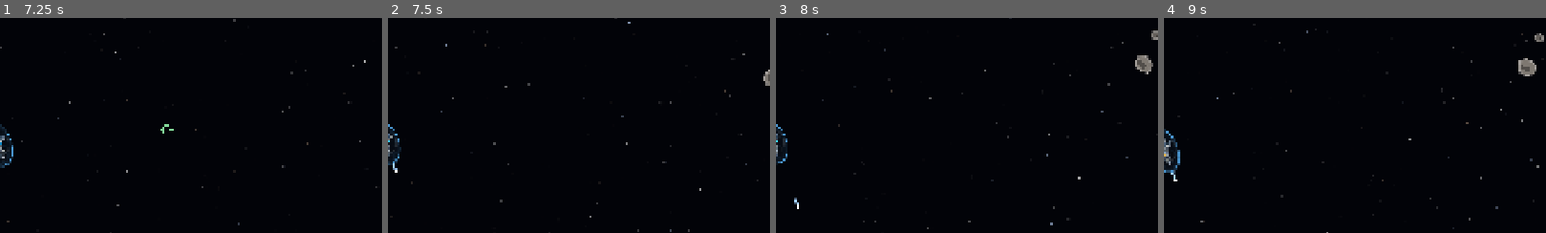
Above: before the commit, frames 1-4 (left to right).
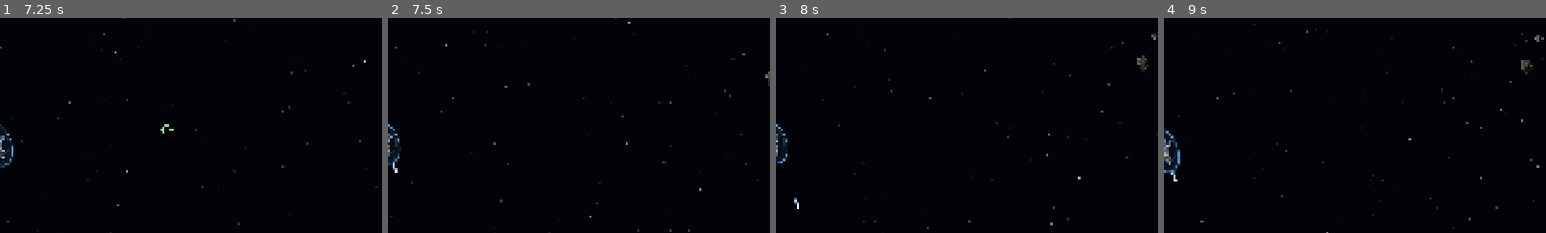
Above: after the commit, the same moments.

Repository: noalear/SovereignDrift
Game: Godot game, scene res://src/Main.tscn
Same seed, same stepped clock (60 frames per second), same inputs: the game is played once before the commit and once after it.
Inputs (mouse positions are % of the whole screen's width and height, from its top left):
- Up to frame 1 (7.25 s): tap Enter (fullscreen) at 0.5 s; drag from (50, 50) to (60, 28) at 0.52 s; drag from (30, 55) to (45, 70) at 1.27 s; move the mouse to (60, 28) at 2.02 s; hold E (strafe_right) 2.03-2.75 s; hold C (cloak) 2.03-2.75 s; drag from (45, 70) to (20, 35) at 2.77 s; move the mouse to (80, 65) at 3.52 s; hold Q (strafe_left) 3.53-4.25 s; hold Ctrl (fire_secondary) 3.53-4.25 s; drag from (20, 35) to (35, 25) at 4.27 s; move the mouse to (55, 50) at 5.02 s; hold X (brake) 5.03-5.75 s; hold N (nav_next) 5.03-5.75 s; click (55, 50) at 5.17 s; drag from (35, 25) to (30, 55) at 5.77 s; move the mouse to (72, 45) at 6.52 s; hold W (thrust) from 6.53 s (still down); hold - (radar_zoom_out) from 6.53 s (still down)
- Up to frame 2 (7.5 s): release W (thrust) at 7.25 s; release - (radar_zoom_out) at 7.25 s; drag from (30, 55) to (45, 70) at 7.27 s
- Up to frame 3 (8 s): no input
- Up to frame 4 (9 s): move the mouse to (60, 28) at 8.02 s; hold X (brake) 8.03-8.75 s; hold R (target_nearest) 8.03-8.75 s; drag from (45, 70) to (20, 35) at 8.77 s
The pictures show only the part of the screen within x 50-100%, y 19-69%; the shares and areas given below are measured in that part.

Frame 1 is identical in both runs. In frame 2, less than 0.1% of the frame differs, in the area x 98-100%, y 24-32%; in frame 3, 0.4%; in frame 4, 0.4%, in the area x 92-100%, y 7-28%.

Commit message:
Asteroids look like real rock: sunlit, cratered, lumpy
Belt rocks are drawn by a new rock shader on a rough outline around their
collision polygon: a bulging body with lumps, grit and raised-rim craters,
lit from the Sun with hard vacuum shadows.  Most are dark carbon-rich
rock, some tan stony ones and a few nickel-iron with a dull glint; many
are potato-shaped.  A hit lights them briefly, and a broken rock gives a
puff of dust and a spray of sunlit gravel instead of a fireball, its
pieces made of the same stuff.  The minor bodies (Ceres, Vesta, Phobos
and the rest) get lumpy outlines and craters whose walls catch the light.

Co-Authored-By: Claude Opus 5.5 (1M context) <noreply@anthropic.com>
Claude-Session: https://claude.ai/code/session_013yBc5uKNdWCSFdTacWKtWh

Diff:
--- a/src/world/Debris.gd
+++ b/src/world/Debris.gd
@@ -1,6 +1,8 @@
 ## Debris -- an asteroid of the belt: a tumbling PhysicsBody polygon in
-## the world's space that chips and splits when shot.  (Wrecked ships leave
-## no rigid pieces; their break-up is a collision-free effect in Fx.)
+## the world's space that chips and splits when shot.  It is drawn as a
+## lumpy, cratered rock lit by the Sun (rock.gdshader) on a rough outline
+## around its collision polygon.  (Wrecked ships leave no rigid pieces;
+## their break-up is a collision-free effect in Fx.)
 class_name Debris
 extends Node2D
 
@@ -14,6 +16,16 @@
 var hp := 100.0
 var rock_radius := 10.0
 var seed_val := 0
+var albedo := Color(0.3, 0.29, 0.27)
+var metal := 0.0
+var flash := 0.0
+var mat: ShaderMaterial
+var mesh_points := PackedVector2Array()   # a fan: centre, outline, outer skirt
+var mesh_uvs := PackedVector2Array()
+var mesh_colors := PackedColorArray()
+var mesh_index := PackedInt32Array()
+
+static var _shader: Shader = null
 
 
 func setup_rock(p_world: Node, pos: Vector2, vel: Vector2, r: float, rng_seed: int) -> void:
@@ -24,13 +36,28 @@
 	var rng := RandomNumberGenerator.new()
 	rng.seed = rng_seed
 	var n := 7 + rng.randi() % 4
+	# most rocks are potato-shaped rather than round
+	var stretch := rng.randf_range(0.62, 1.0)
+	var axis := rng.randf() * PI
 	poly = PackedVector2Array()
 	for i in n:
 		var a := TAU * i / n + rng.randf_range(-0.15, 0.15)
-		poly.append(Vector2(cos(a), sin(a)) * r * rng.randf_range(0.7, 1.0))
-	var shade := rng.randf_range(0.3, 0.5)
-	color = Color(shade, shade * 0.95, shade * 0.9)
-	line = color.lightened(0.3)
+		var v := Vector2(cos(a), sin(a)) * r * rng.randf_range(0.78, 1.0)
+		poly.append((v.rotated(-axis) * Vector2(1.0, stretch)).rotated(axis))
+	# what it is made of: mostly dark carbon-rich rock, some stony, a few metal
+	var kind := rng.randf()
+	metal = 0.0
+	if kind < 0.68:
+		var sh := rng.randf_range(0.26, 0.34)
+		albedo = Color(sh, sh * 0.96, sh * 0.92)
+	elif kind < 0.9:
+		albedo = Color(rng.randf_range(0.46, 0.54), rng.randf_range(0.38, 0.43), rng.randf_range(0.3, 0.34))
+	else:
+		albedo = Color(0.36, 0.36, 0.38)
+		metal = 1.0
+	color = albedo
+	line = albedo.lightened(0.35)
+	_build_mesh(rng)
 	hp = r * r * 1.5
 	body = PhysicsBody.new()
 	body.kind = PhysicsBody.Kind.ROCK
@@ -59,26 +86,84 @@
 	global_position = body.pos
 	rotation = body.angle
 	age += delta
-	queue_redraw()
 
 
 ## Weapons chip at the rock until it splits.
 func take_damage(amount: float, _attacker: Node, at: Vector2 = Vector2.ZERO) -> void:
 	hp -= amount
+	flash = 1.0
 	if world != null:
 		world.spawn_sparks(at if at != Vector2.ZERO else global_position, 3, line)
 	if hp <= 0.0:
 		world.break_rock(self)
 
 
+## The drawn outline: the collision polygon's edges broken up into a rough
+## silhouette, as a fan from the centre whose UV runs 0 -> 1 to the edge,
+## with a thin transparent skirt outside it for a soft edge.
+func _build_mesh(rng: RandomNumberGenerator) -> void:
+	var outline := PackedVector2Array()
+	var steps := 6
+	for i in poly.size():
+		var a := poly[i]
+		var b := poly[(i + 1) % poly.size()]
+		for k in steps:
+			var t := float(k) / steps
+			var p := a.lerp(b, t)
+			# bumps and dents, larger in the middle of each edge
+			var bump := sin(t * PI) * rng.randf_range(-0.07, 0.1) + rng.randf_range(-0.025, 0.025)
+			outline.append(p * (1.0 + bump))
+	mesh_points = PackedVector2Array([Vector2.ZERO])
+	mesh_uvs = PackedVector2Array([Vector2.ZERO])
+	mesh_colors = PackedColorArray([Color.WHITE])
+	var m := outline.size()
+	for p in outline:
+		mesh_points.append(p)
+		mesh_uvs.append(p / p.length())
+		mesh_colors.append(Color.WHITE)
+	for p in outline:
+		mesh_points.append(p + p.normalized() * 0.7)
+		mesh_uvs.append(p / p.length())
+		mesh_colors.append(Color(1, 1, 1, 0))
+	mesh_index = PackedInt32Array()
+	for i in m:
+		var j := (i + 1) % m
+		mesh_index.append_array([0, 1 + i, 1 + j])
+		mesh_index.append_array([1 + i, 1 + m + i, 1 + m + j])
+		mesh_index.append_array([1 + i, 1 + m + j, 1 + j])
+	if _shader == null:
+		_shader = load("res://src/world/rock.gdshader")
+	mat = ShaderMaterial.new()
+	mat.shader = _shader
+	mat.set_shader_parameter("seed", float(seed_val % 997) + 0.37)
+	mat.set_shader_parameter("radius", rock_radius)
+	mat.set_shader_parameter("albedo", Vector3(albedo.r, albedo.g, albedo.b))
+	mat.set_shader_parameter("metal", metal)
+	material = mat
+
+
+## Pieces of a broken rock are made of the same stuff as the rock.
+func match_material(other: Debris) -> void:
+	albedo = other.albedo
+	metal = other.metal
+	color = other.color
+	line = other.line
+	mat.set_shader_parameter("albedo", Vector3(albedo.r, albedo.g, albedo.b))
+	mat.set_shader_parameter("metal", metal)
+
+
+func _process(delta: float) -> void:
+	if mat == null:
+		return
+	# the Sun sits at the origin; light comes from it, in the rock's own space
+	var to_sun := (-global_position).normalized().rotated(-rotation)
+	mat.set_shader_parameter("light_dir", to_sun)
+	if flash > 0.0:
+		flash = maxf(flash - delta * 6.0, 0.0)
+		mat.set_shader_parameter("flash", flash * 0.5)
+
+
 func _draw() -> void:
-	draw_colored_polygon(poly, color)
-	var closed := PackedVector2Array(poly)
-	closed.append(poly[0])
-	draw_polyline(closed, line, 1.5, true)
-	# a few craters, fixed per rock
-	var rng := RandomNumberGenerator.new()
-	rng.seed = seed_val + 7
-	for i in 3:
-		var p := poly[rng.randi() % poly.size()] * rng.randf_range(0.2, 0.6)
-		draw_circle(p, rock_radius * rng.randf_range(0.12, 0.25), color.darkened(0.35))
+	if mesh_index.is_empty():
+		return
+	RenderingServer.canvas_item_add_triangle_array(get_canvas_item(), mesh_index, mesh_points, mesh_colors, mesh_uvs)
--- a/src/world/Fx.gd
+++ b/src/world/Fx.gd
@@ -12,6 +12,7 @@
 var shockwaves: Array = []
 var shards: Array = []       # pieces of a wrecked painting {tex, poly, uvs, pos, vel, angle, spin, age, life, burn}
 var droplets: Array = []     # Arcean coolant {pos, vel, age, wet, life, size}
+var gravel: Array = []       # bits of a broken asteroid {pos, vel, age, life, size, color}
 var glow: Node2D             # additive layer
 const WRECK_LIFE := 3.2
 
@@ -55,6 +56,25 @@
 	if sound.is_empty():
 		sound = "bigexplode" if big else "explode"
 	Sfx.play(sound, pos, 1.0 if big else 0.85, clampf(1.25 - size / 160.0, 0.75, 1.15))
+
+
+## An asteroid breaks: no fire, just a puff of dust and a spray of gravel
+## that drifts off with the rock's own motion.
+func rock_burst(pos: Vector2, vel: Vector2, r: float, color: Color) -> void:
+	for i in 5 + int(r * 0.4):
+		var a := randf() * TAU
+		var off := Vector2(cos(a), sin(a))
+		smoke.append({"pos": pos + off * r * randf() * 0.6, "vel": vel + off * randf_range(8.0, 40.0), "age": 0.0,
+				"life": randf_range(1.2, 2.4), "size": r * randf_range(0.5, 0.9), "shade": color.v * randf_range(1.3, 1.9)})
+	for i in 10 + int(r * 1.2):
+		var a := randf() * TAU
+		var off := Vector2(cos(a), sin(a))
+		var shade := randf_range(0.6, 1.3)
+		gravel.append({"pos": pos + off * r * randf() * 0.7, "vel": vel + off * randf_range(20.0, 120.0), "age": 0.0,
+				"life": randf_range(1.0, 2.6), "size": randf_range(0.5, 0.07 * r + 0.7),
+				"color": Color(color.r * shade, color.g * shade, color.b * shade)})
+	explosions.append({"pos": pos, "vel": vel, "age": 0.0, "life": 0.25, "size": r * 0.5, "hot": Color(1.0, 0.95, 0.85), "cool": color})
+	Sfx.play("explode", pos, 0.7, clampf(1.3 - r / 60.0, 0.9, 1.25))
 
 
 ## A ship dies: a fireball, and its painting breaks into jagged shards that
@@ -208,6 +228,10 @@
 			if d["age"] > d["wet"]:
 				d["vel"] *= 1.0 - 1.2 * delta   # the vapour spreads and slows
 	droplets = droplets.filter(func(d): return d["age"] < d["wet"] + d["life"])
+	for g in gravel:
+		g["age"] += delta
+		g["pos"] += g["vel"] * delta
+	gravel = gravel.filter(func(g): return g["age"] < g["life"])
 	queue_redraw()
 	glow.queue_redraw()
 
@@ -229,6 +253,14 @@
 		var t: float = vt / d["life"]
 		var r: float = d["size"] * (2.0 + 9.0 * sqrt(t))
 		draw_texture_rect(soft, Rect2(d["pos"] - Vector2(r, r), Vector2(r, r) * 2.0), false, Color(0.75, 1.0, 0.85, 0.22 * (1.0 - t)))
+	for g in gravel:
+		# a grain lit on the side facing the Sun, at the origin
+		var c: Color = g["color"]
+		var a := clampf((1.0 - g["age"] / g["life"]) / 0.3, 0.0, 1.0)
+		var sz: float = g["size"]
+		var sun: Vector2 = -(g["pos"] as Vector2).normalized()
+		draw_circle(g["pos"], sz, Color(c.r * 0.35, c.g * 0.35, c.b * 0.35, a))
+		draw_circle(g["pos"] + sun * sz * 0.35, sz * 0.65, Color(c.r * 1.4, c.g * 1.4, c.b * 1.4, a))
 	# the wreck: pieces of the painting, hot, then charred, then gone
 	for p in shards:
 		var t: float = p["age"] / p["life"]
--- a/src/world/World.gd
+++ b/src/world/World.gd
@@ -962,7 +962,7 @@
 	var pos := d.global_position
 	var vel: Vector2 = d.body.vel
 	var r := d.rock_radius
-	fx.explosion(pos, r * 1.2, Color(0.7, 0.65, 0.6))
+	fx.rock_burst(pos, vel, r, d.albedo)
 	remove_debris(d)
 	if r >= 9.0:
 		var pieces := 2 + (1 if r > 15.0 else 0)
@@ -971,6 +971,7 @@
 			var off := Vector2(cos(a), sin(a))
 			var child := spawn_rock(pos + off * r * 0.6, vel + off * randf_range(15.0, 45.0), r * 0.58, randi())
 			child.body.ang_vel = randf_range(-2.0, 2.0)
+			child.match_material(d)
 
 
 ## Friendly bases and colonies top up a ship's tanks when it sits close.
--- a/src/world/planet.gdshader
+++ b/src/world/planet.gdshader
@@ -68,6 +68,14 @@
 		a = clamp(a + flare * 0.5 * fade, 0.0, 1.0);
 		COLOR = vec4(c, a);
 	} else {
+		if (kind == 5) {
+			// minor bodies are lumpy, not round
+			float ang = atan(uv.y, uv.x);
+			float lump = fbm(vec3(cos(ang) * 1.3, sin(ang) * 1.3, seed * 0.37)) - 0.5;
+			uv /= 1.0 + lump * 0.24;
+			r2 = dot(uv, uv);
+			r = sqrt(r2);
+		}
 		float body = 1.0 - smoothstep(0.94, 0.97, r);
 		float halo = atmosphere * exp(-max(r - 0.94, 0.0) * 14.0) * (1.0 - body) * smoothstep(extent / 1.25, extent / 1.25 * 0.9, r);
 		if (body <= 0.0 && halo <= 0.001) {
@@ -101,9 +109,17 @@
 			surf = mix(color_a.rgb, color_b.rgb, h);
 			surf = mix(surf, vec3(1.0), smoothstep(0.6, 0.8, h) * 0.5);
 		} else if (kind == 5) {
-			float h = fbm(sp * 4.0);
-			float crater = smoothstep(0.35, 0.3, noise(sp * 6.0));
-			surf = mix(color_a.rgb, color_b.rgb, h) * (1.0 - crater * 0.4);
+			// dark regolith pocked with craters whose walls catch the light
+			float c0 = noise(sp * 5.0);
+			float h = fbm(sp * 3.0);
+			vec3 e = vec3(0.04, 0.0, 0.0);
+			float hx = fbm((sp + e.xyy) * 3.0) - h + (noise((sp + e.xyy) * 5.0) - c0) * 1.2;
+			float hy = fbm((sp + e.yxy) * 3.0) - h + (noise((sp + e.yxy) * 5.0) - c0) * 1.2;
+			vec3 nb = normalize(n - vec3(hx, hy, 0.0) * 2.0);
+			diff = clamp(dot(nb, l), 0.0, 1.0);
+			term = smoothstep(-0.05, 0.25, dot(nb, l));
+			float crater = smoothstep(0.32, 0.26, c0);
+			surf = mix(color_a.rgb, color_b.rgb, h) * (1.0 - crater * 0.25);
 		} else {
 			float h = fbm(sp * 2.4);
 			float crater = (kind == 6) ? smoothstep(0.3, 0.26, noise(sp * 5.0)) : 0.0;
--- /dev/null
+++ b/src/world/rock.gdshader
@@ -0,0 +1,94 @@
+shader_type canvas_item;
+
+// An asteroid lit by the Sun: a lumpy, cratered surface on a rough
+// potato-shaped body.  The mesh is a fan from the rock's centre whose UV
+// runs from 0 there to 1 on the outline, which gives the body its bulge;
+// the surface detail comes from noise and a few craters, and the light
+// falls from the Sun's direction (in the rock's own space) with hard
+// shadows, as it does in vacuum.
+
+uniform vec2 light_dir = vec2(1.0, 0.0);   // toward the Sun, rock space
+uniform float seed = 1.0;
+uniform float radius = 10.0;
+uniform vec3 albedo : source_color = vec3(0.3, 0.29, 0.27);
+uniform float metal = 0.0;                  // 1 for nickel-iron rocks
+uniform float flash = 0.0;                  // a hit lights it up briefly
+
+varying vec2 lp;
+
+void vertex() {
+	lp = VERTEX / radius;
+}
+
+float hash(vec2 p) {
+	return fract(sin(dot(p, vec2(127.1, 311.7))) * 43758.5453);
+}
+
+vec2 hash2(float n) {
+	return fract(sin(vec2(n, n + 1.7) * vec2(43758.5453, 22578.1459)));
+}
+
+float noise(vec2 p) {
+	vec2 i = floor(p);
+	vec2 f = fract(p);
+	vec2 u = f * f * (3.0 - 2.0 * f);
+	return mix(mix(hash(i), hash(i + vec2(1.0, 0.0)), u.x),
+			mix(hash(i + vec2(0.0, 1.0)), hash(i + vec2(1.0, 1.0)), u.x), u.y);
+}
+
+float fbm(vec2 p) {
+	float v = 0.0;
+	float a = 0.5;
+	for (int i = 0; i < 5; i++) {
+		v += a * noise(p);
+		p = p * 2.03 + vec2(1.7, 9.2);
+		a *= 0.5;
+	}
+	return v;
+}
+
+// surface height: lumps, grit and a handful of craters with raised rims
+float height(vec2 p) {
+	vec2 o = vec2(seed * 3.1, seed * 1.7);
+	float h = fbm(p * 1.8 + o) * 0.6 + fbm(p * 6.0 + o * 1.3) * 0.08;
+	for (int i = 0; i < 6; i++) {
+		vec2 c = (hash2(seed + float(i) * 7.3) - 0.5) * 1.5;
+		float cr = 0.1 + 0.26 * hash(vec2(seed, float(i)));
+		float d = length(p - c) / cr;
+		float bowl = d < 1.0 ? (d * d - 1.0) * 0.5 : 0.0;
+		float rim = exp(-pow((d - 1.0) * 3.0, 2.0)) * 0.16;
+		h += (bowl + rim) * cr * 2.2;
+	}
+	return h;
+}
+
+void fragment() {
+	float edge = COLOR.a;                // 0 on a thin outer skirt: a soft outline
+	vec2 q = UV;                         // 0 at the centre, ~1 on the outline
+	float rr = clamp(length(q), 0.0, 1.0);
+	// the body's bulge: steep near the outline, flat on top
+	float z = sqrt(max(1.0 - rr * rr * 0.94, 0.0));
+	vec3 n = normalize(vec3(q * 0.95, z + 0.12));
+	// bumps from the height field
+	float e = 0.02;
+	float h0 = height(lp);
+	float hx = height(lp + vec2(e, 0.0));
+	float hy = height(lp + vec2(0.0, e));
+	vec2 g = vec2(hx - h0, hy - h0) / e;
+	n = normalize(n - vec3(g * 0.55, 0.0) * (0.4 + 0.6 * z));
+	vec3 l = normalize(vec3(light_dir, 0.38));
+	float lambert = dot(n, l);
+	// hard terminator, a little scattered light, nearly black in shadow
+	float diff = smoothstep(-0.05, 0.25, lambert) * max(lambert, 0.0) * 1.3 + 0.07;
+	// crater floors are darker and smoother, fresh rims a touch brighter
+	float tone = 0.8 + 0.35 * fbm(lp * 3.3 + vec2(seed * 2.0, 4.0)) + clamp(h0 - 0.3, -0.2, 0.2) * 0.6;
+	vec3 base = albedo * tone;
+	vec3 c = base * diff;
+	// nickel-iron glints
+	vec3 hv = normalize(l + vec3(0.0, 0.0, 1.0));
+	c += vec3(0.9, 0.88, 0.85) * pow(max(dot(n, hv), 0.0), 30.0) * metal * 0.3 * step(0.0, lambert);
+	// a faint rim of light where the Sun grazes the outline
+	c += albedo * pow(rr, 6.0) * max(dot(normalize(q + 1e-4), light_dir), 0.0) * 0.35;
+	c = mix(c, vec3(1.0, 0.9, 0.75), flash);
+	COLOR = vec4(c, edge);
+}
